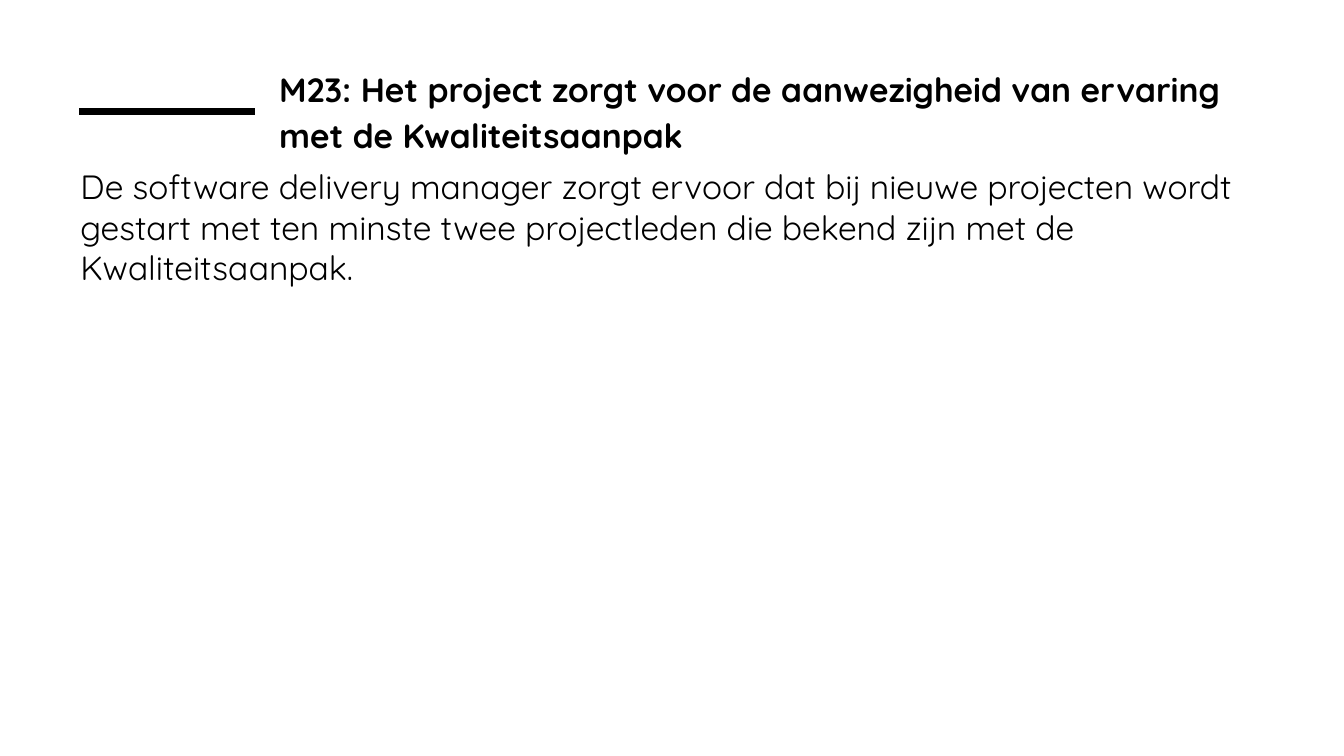
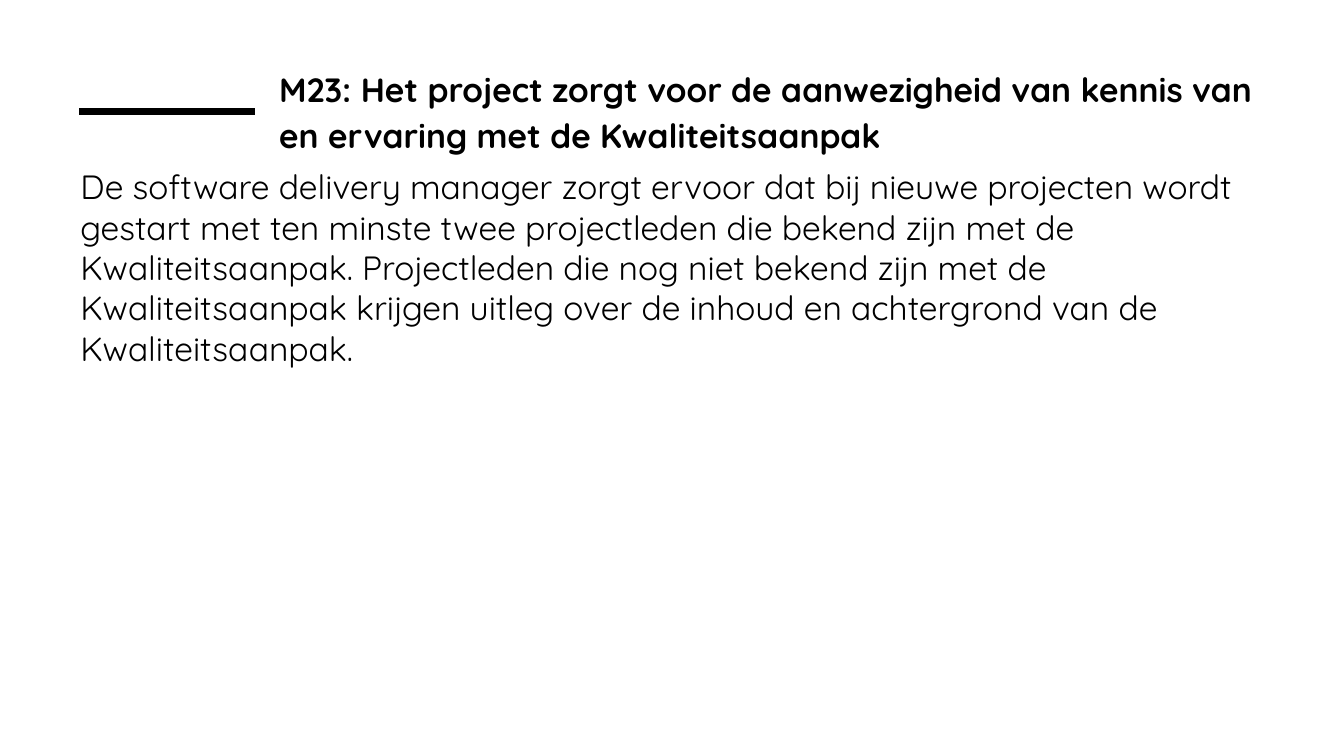
Before and after one commit to ICTU/Kwaliteitsaanpak, a slide deck: slide 19 of docs/wip/ICTU-Kwaliteitsaanpak.pptx. Drawn at 1344x756 pixels with LibreOffice and Linux fonts; fonts in the diff are those of the drawing; background and template pictures are left out. Boxes give left, top, right and bottom in pixels: in the first picture for what was removed or moved away, otherwise in the second. Text is boxed around its words. In the diff, an @@ line names an element or a change of style, - is before the commit and + after.

Commit message:
Voeg kennis van KA toe aan M23.
De titel van maatregel M23 is veranderd van "Het project zorgt voor de aanwezigheid van ervaring met de Kwaliteitsaanpak" naar "Het project zorgt voor de aanwezigheid van kennis van en ervaring met de Kwaliteitsaanpak". Aan de inhoud is toegevoegd dat nieuwe projectleden uitleg over de Kwaliteitsaanpak krijgen.

Closes #794.

```diff
--- a/docs/wip/ICTU-Kwaliteitsaanpak.pptx
+++ b/docs/wip/ICTU-Kwaliteitsaanpak.pptx
@@ title at [279,77,1252,155]: text changed @@
-M23: Het project zorgt voor de aanwezigheid van ervaring met de Kwaliteitsaanpak
+M23: Het project zorgt voor de aanwezigheid van kennis van en ervaring met de Kwaliteitsaanpak
@@ text at [80,174,1231,368]: text changed @@
-De software delivery manager zorgt ervoor dat bij nieuwe projecten wordt gestart met ten minste twee projectleden die bekend zijn met de Kwaliteitsaanpak.
+De software delivery manager zorgt ervoor dat bij nieuwe projecten wordt gestart met ten minste twee projectleden die bekend zijn met de Kwaliteitsaanpak. Projectleden die nog niet bekend zijn met de Kwaliteitsaanpak krijgen uitleg over de inhoud en achtergrond van de Kwaliteitsaanpak.
```
Also in this commit, not shown: 23 other files.
